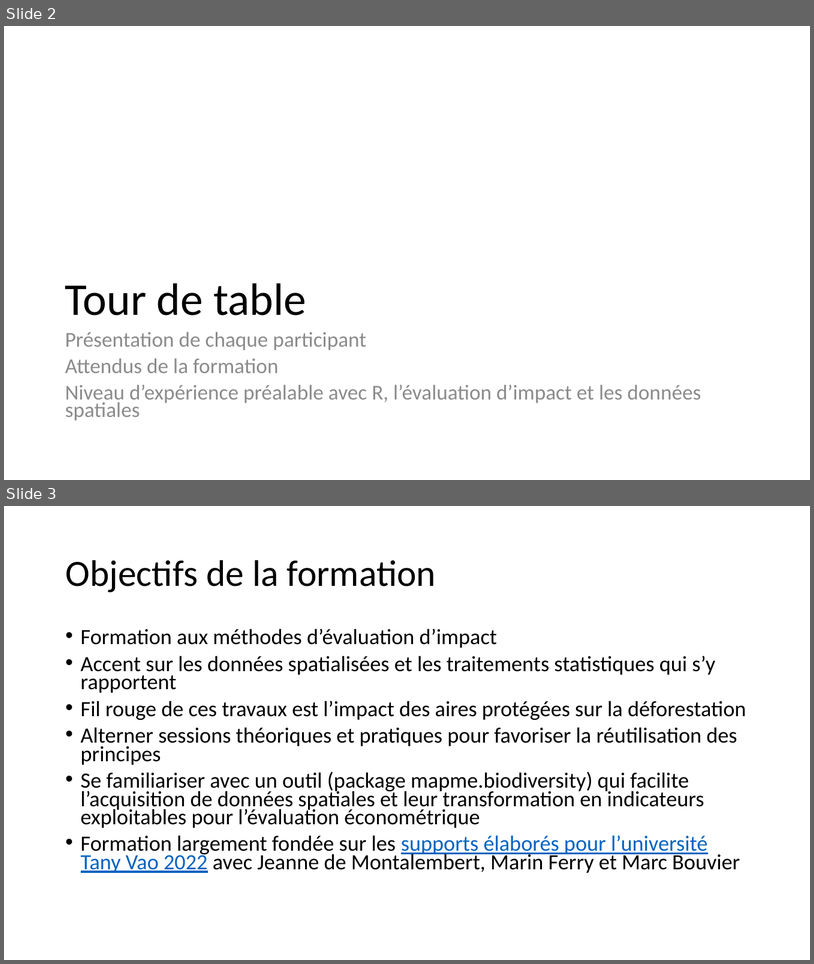
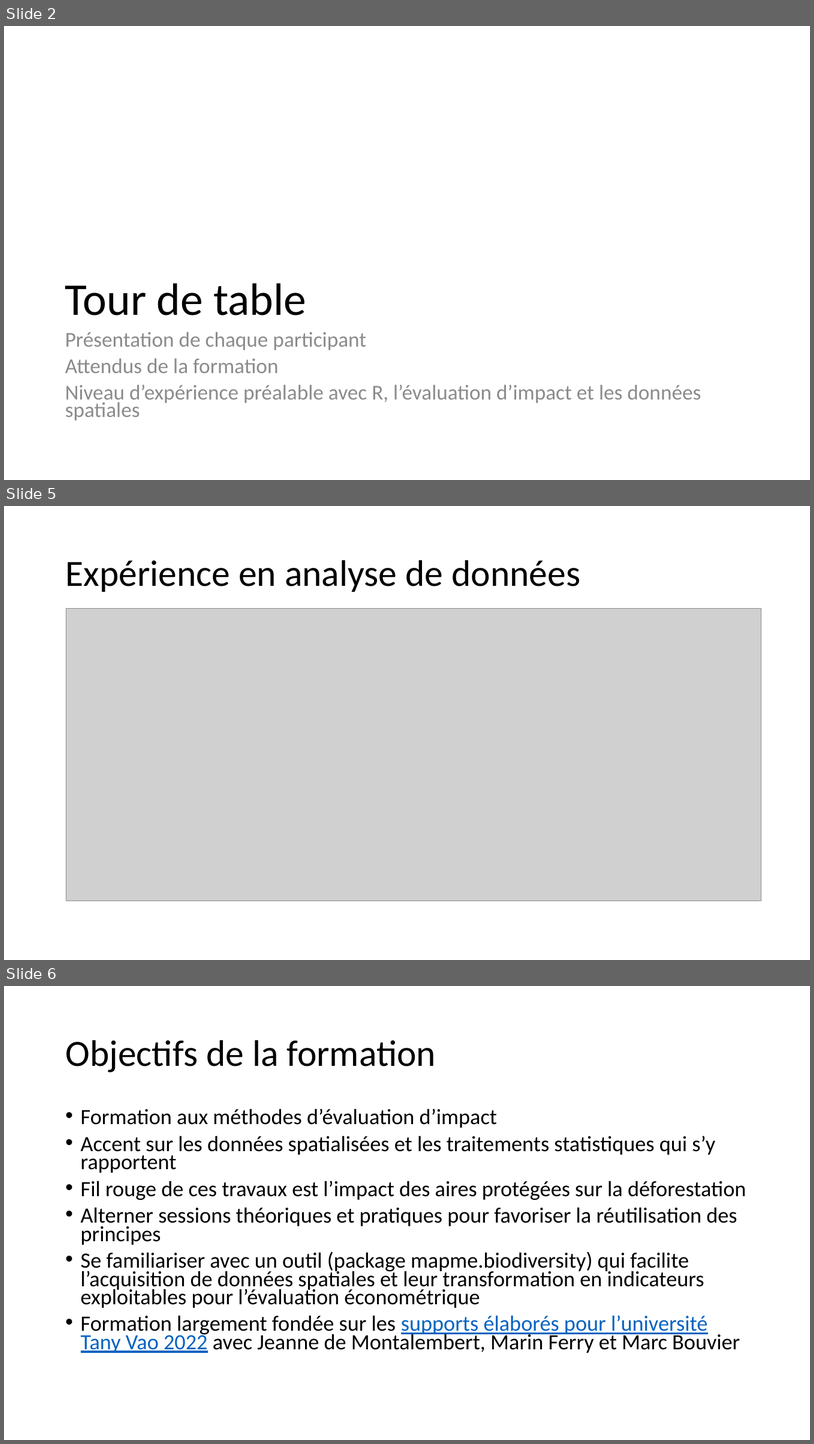
Before and after one commit to BETSAKA/statcap_impact_training, a slide deck: slides/fr/Jour 1_Introduction_Fondamentaux.pptx. Shown one above the other, each under a label of ours: slides 2 and 3 before the commit, slides 2, 5 and 6 after it; the slides between them are not shown. The pictures are 814x964 and 814x1444 pixels, drawn with LibreOffice and Linux fonts; fonts in the diff are those of the drawing; grey boxes stand for pictures. Boxes give left, top, right and bottom in pixels: in the first picture for what was removed or moved away, otherwise in the second. Text is boxed around its words. In the diff, an @@ line names an element or a change of style, - is before the commit and + after.

```diff
--- a/slides/fr/Jour 1_Introduction_Fondamentaux.pptx
+++ b/slides/fr/Jour 1_Introduction_Fondamentaux.pptx
@@ slide 5 added at bbox=[4, 506, 810, 960], background #FFFFFF @@
@@ title added at bbox=[65, 560, 581, 592], 44 pt, text #000000 @@
+Expérience en analyse de données
@@ picture added at bbox=[66, 608, 761, 900] @@
@@ what was slide 3 is now slide 6 @@
```
Also in this commit, not shown: 4 slides changed, 3 other slides added, 18 slides removed, 3 other files.
